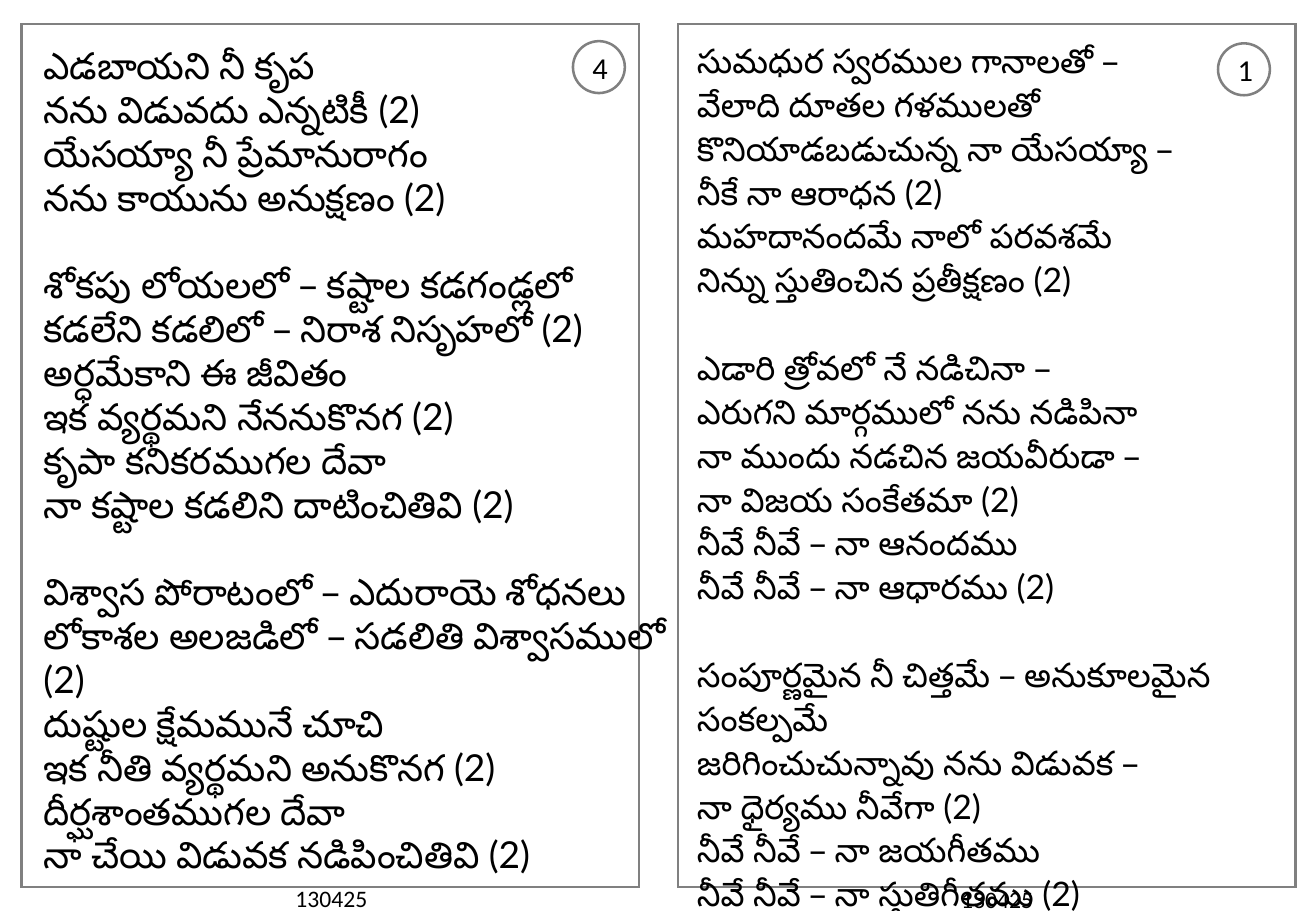
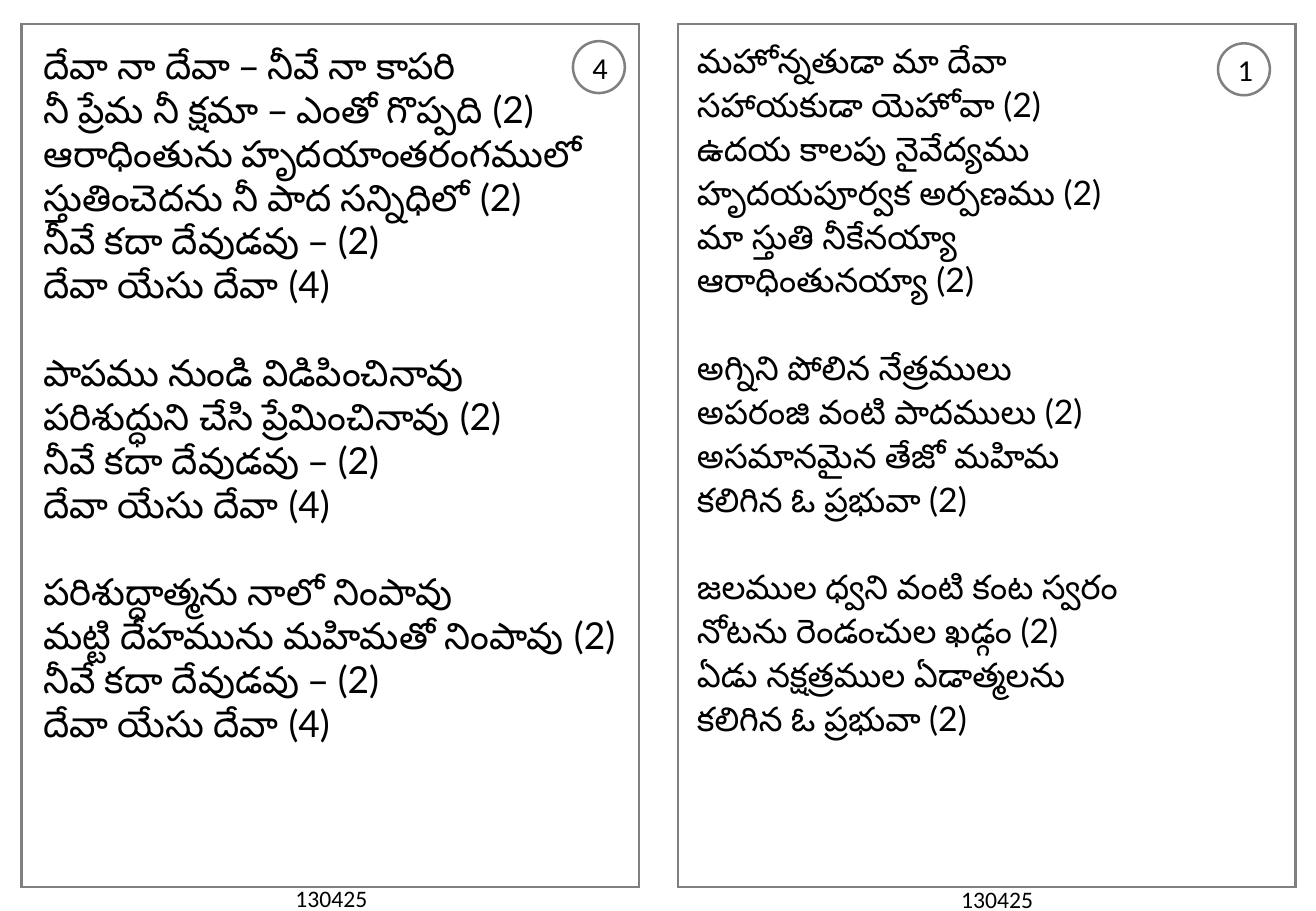
Before and after one commit to venu-webdev/songsDb, a slide deck: slide 1 of songsTemplate.pptx. Drawn at 1316x911 pixels with LibreOffice and Linux fonts; fonts in the diff are those of the drawing. Boxes give left, top, right and bottom in pixels: in the first picture for what was removed or moved away, otherwise in the second. Text is boxed around its words. In the diff, an @@ line names an element or a change of style, - is before the commit and + after.

```diff
--- a/songsTemplate.pptx
+++ b/songsTemplate.pptx
@@ text at (43, 52, 615, 743): text changed @@
-ఎడబాయని నీ కృప
-నను విడువదు ఎన్నటికీ (2)
-యేసయ్యా నీ ప్రేమానురాగం
-నను కాయును అనుక్షణం (2)
-శోకపు లోయలలో – కష్టాల కడగండ్లలో
-కడలేని కడలిలో – నిరాశ నిసృహలో (2)
-అర్ధమేకాని ఈ జీవితం
-ఇక వ్యర్థమని నేననుకొనగ (2)
-కృపా కనికరముగల దేవా
-నా కష్టాల కడలిని దాటించితివి (2)
-విశ్వాస పోరాటంలో – ఎదురాయె శోధనలు
-లోకాశల అలజడిలో – సడలితి విశ్వాసములో (2)
-దుష్టుల క్షేమమునే చూచి
-ఇక నీతి వ్యర్థమని అనుకొనగ (2)
-దీర్ఘశాంతముగల దేవా
-నా చేయి విడువక నడిపించితివి (2)
+దేవా నా దేవా – నీవే నా కాపరి
+నీ ప్రేమ నీ క్షమా – ఎంతో గొప్పది (2)
+ఆరాధింతును హృదయాంతరంగములో
+స్తుతించెదను నీ పాద సన్నిధిలో (2)
+నీవే కదా దేవుడవు – (2)
+దేవా యేసు దేవా (4)
+పాపము నుండి విడిపించినావు
+పరిశుద్ధుని చేసి ప్రేమించినావు (2)
+నీవే కదా దేవుడవు – (2)
+దేవా యేసు దేవా (4)
+పరిశుద్ధాత్మను నాలో నింపావు
+మట్టి దేహమును మహిమతో నింపావు (2)
+నీవే కదా దేవుడవు – (2)
+దేవా యేసు దేవా (4)
@@ text at (697, 48, 1118, 741): text changed @@
-సుమధుర స్వరముల గానాలతో –
-వేలాది దూతల గళములతో
-కొనియాడబడుచున్న నా యేసయ్యా –
-నీకే నా ఆరాధన (2)
-మహదానందమే నాలో పరవశమే
-నిన్ను స్తుతించిన ప్రతీక్షణం (2)
-ఎడారి త్రోవలో నే నడిచినా –
-ఎరుగని మార్గములో నను నడిపినా
-నా ముందు నడచిన జయవీరుడా –
-నా విజయ సంకేతమా (2)
-నీవే నీవే – నా ఆనందము
-నీవే నీవే – నా ఆధారము (2)
-సంపూర్ణమైన నీ చిత్తమే – అనుకూలమైన సంకల్పమే
-జరిగించుచున్నావు నను విడువక –
-నా ధైర్యము నీవేగా (2)
-నీవే నీవే – నా జయగీతము
-నీవే నీవే – నా స్తుతిగీతము (2)
+మహోన్నతుడా మా దేవా
+సహాయకుడా యెహోవా (2)
+ఉదయ కాలపు నైవేద్యము
+హృదయపూర్వక అర్పణము (2)
+మా స్తుతి నీకేనయ్యా
+ఆరాధింతునయ్యా (2)
+అగ్నిని పోలిన నేత్రములు
+అపరంజి వంటి పాదములు (2)
+అసమానమైన తేజో మహిమ
+కలిగిన ఓ ప్రభువా (2)
+జలముల ధ్వని వంటి కంట స్వరం
+నోటను రెండంచుల ఖడ్గం (2)
+ఏడు నక్షత్రముల ఏడాత్మలను
+కలిగిన ఓ ప్రభువా (2)
```
Also in this commit, not shown: 1 other slide changed, 5 other files.
